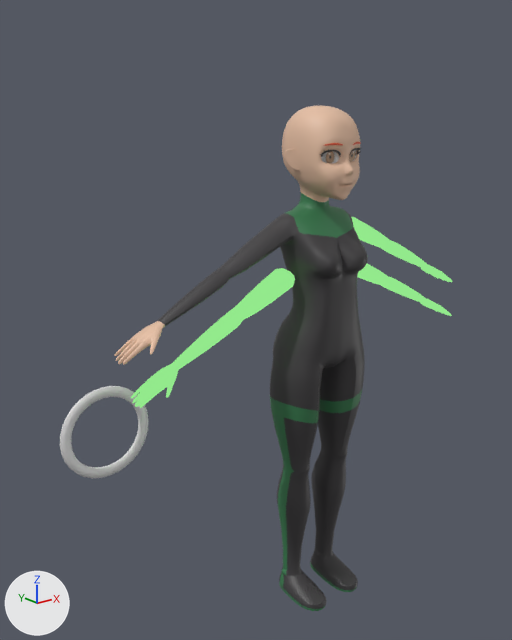
What one commit did to the Blender file meshes/main.blend.
The view is the same before and after, from a 50 mm lens placed at (-2.74, -2.86, 3.01), pointed at (-0.3, 0.2, 1.78). The lights are fixed; the arrows at lower left show +X, +Y and +Z.

The older version as bpy lines, for what is in view:
```python
ob_character = bpy.data.objects.new('character', me_cube_003)
ob_character.location = (0.0, 0.0, 0.0)
ob_dagger = bpy.data.objects.new('dagger', me_cube_004)
ob_dagger.location = (0.0, 0.0, 0.0)
ob_rapier = bpy.data.objects.new('rapier', me_cube)
ob_rapier.location = (0.0, 0.0, 0.0)
# also in view: 'Circle' at (-1.28, 0.2, 1.37)
```
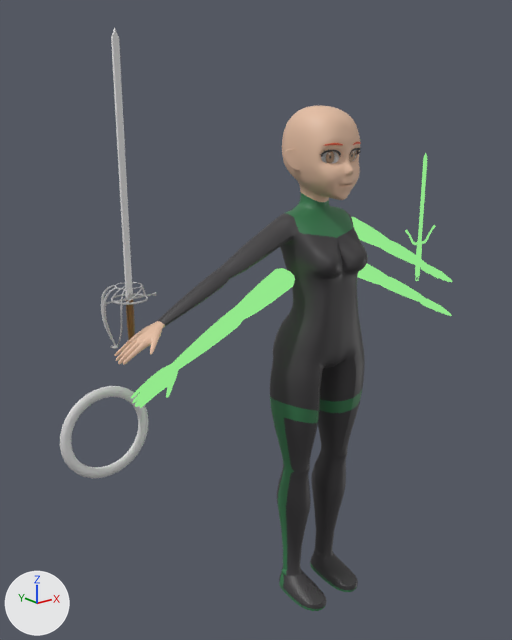
The change, as a list of edits to the scene's bpy script:
```text
Change ob_rapier:
    remove ob_rapier.hide_set(True)
Change ob_dagger:
    remove ob_dagger.hide_set(True)
```

What differs and where, as boxes (x1, y1, x2, y2) in the pictures (512 x 640 px):
'rapier', shown
    after: (101, 28, 156, 349)
'dagger', shown (green)
    after: (405, 153, 436, 281)
